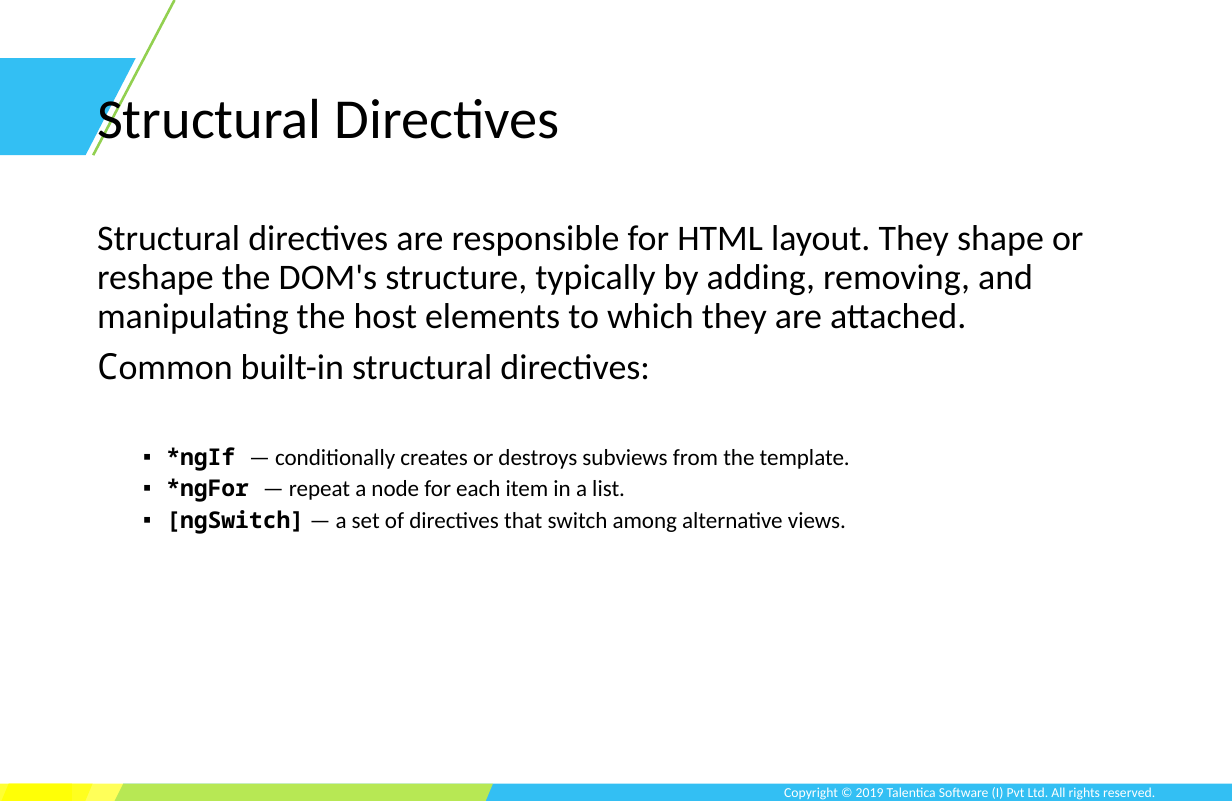
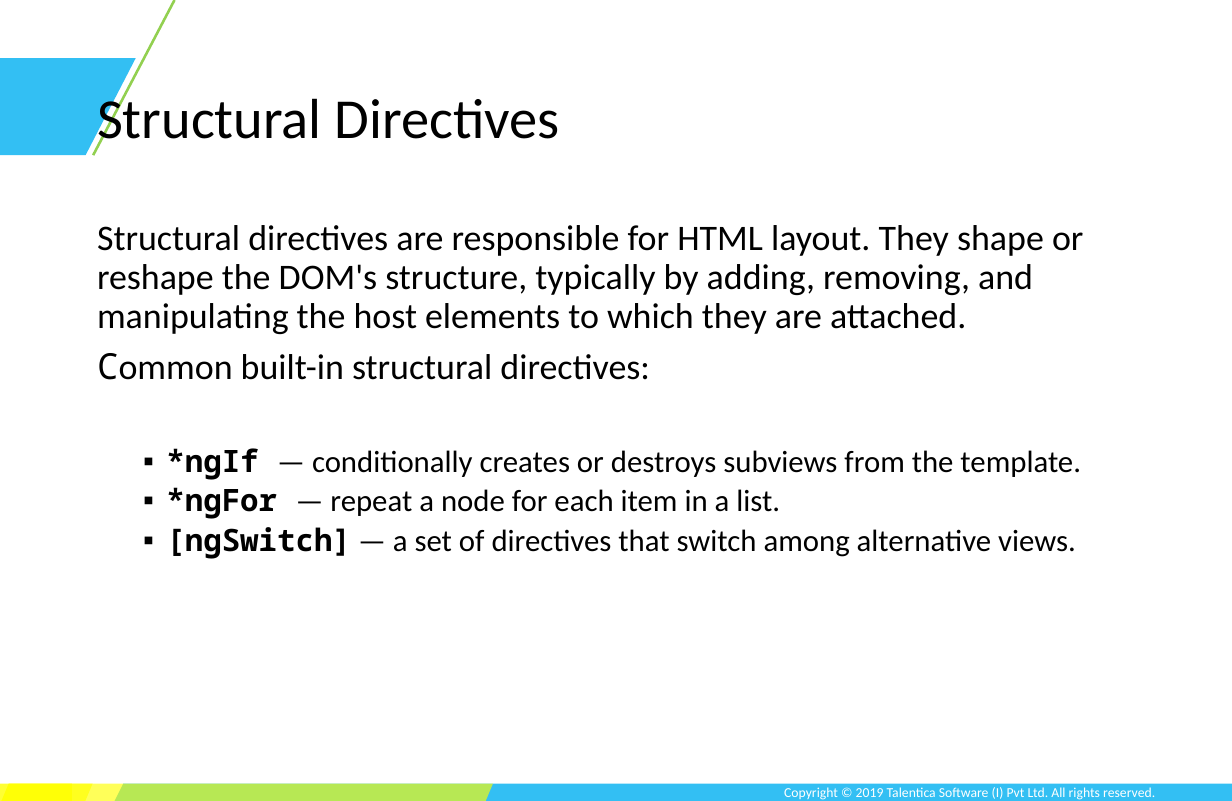
Before and after one commit to TusharRajGupt/angular-demo, a slide deck: slide 18 of session-1/Session 1.pptx. Drawn at 1232x801 pixels with LibreOffice and Linux fonts; fonts in the diff are those of the drawing; background and template pictures are left out. Boxes give left, top, right and bottom in pixels: in the first picture for what was removed or moved away, otherwise in the second. Text is boxed around its words. In the diff, an @@ line names an element or a change of style, - is before the commit and + after.

```diff
--- a/session-1/Session 1.pptx
+++ b/session-1/Session 1.pptx
@@ text at box(166, 448, 1081, 559): size 13.5 to 18 pt in "*ngIf — conditionally creates or destroys subviews ...", "*ngFor — repeat a node for each ...", "[ngSwitch] — a set of directives that ..." @@
```
Also in this commit, not shown: 4 other slides changed, 1 slide added, 1 other file.
